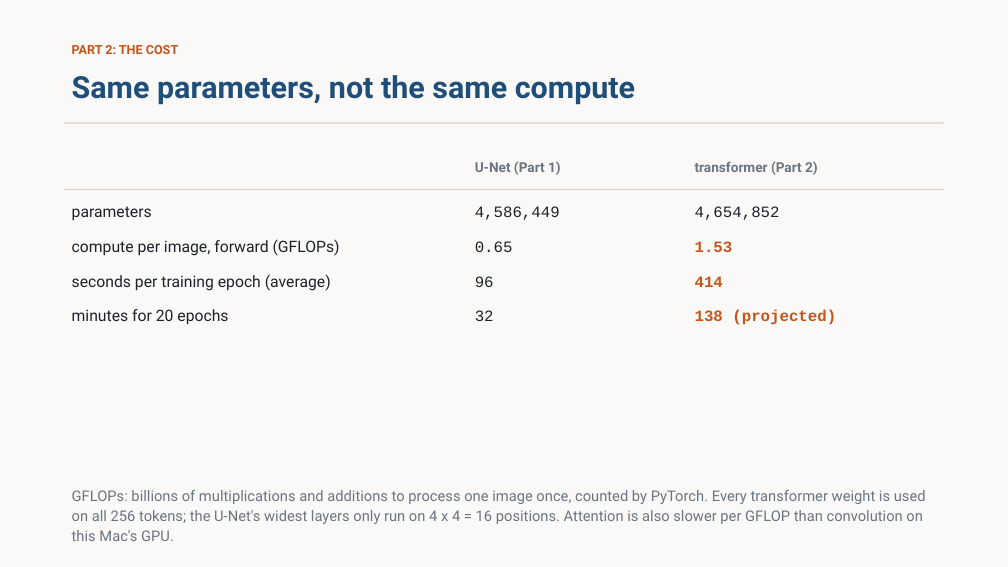
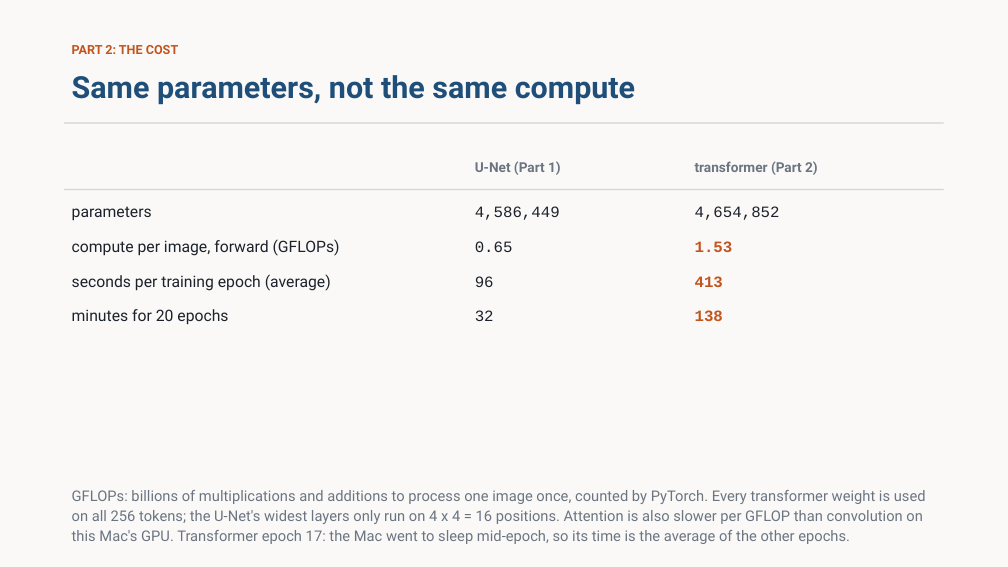
Before and after one commit to stanthemaker/tutorial_ml, a slide deck: slide 22 of week5_diffusion/slides/week5_diffusion.pptx (slide 23 before the commit). Drawn at 1008x567 pixels with LibreOffice and Linux fonts; fonts in the diff are those of the drawing. Boxes give left, top, right and bottom in pixels: in the first picture for what was removed or moved away, otherwise in the second. Text is boxed around its words. In the diff, an @@ line names an element or a change of style, - is before the commit and + after.

```diff
--- a/week5_diffusion/slides/week5_diffusion.pptx
+++ b/week5_diffusion/slides/week5_diffusion.pptx
@@ text at (695,276,723,287): text changed @@
-414
+413
@@ text at (695,310,723,321): text changed @@
-138 (projected)
+138
@@ text at (72,490,926,544): text changed @@
-GFLOPs: billions of multiplications and additions to process one image once, counted by PyTorch. Every transformer weight is used on all 256 tokens; the U-Net's widest layers only run on 4 x 4 = 16 positions. Attention is also slower per GFLOP than convolution on this Mac's GPU.
+GFLOPs: billions of multiplications and additions to process one image once, counted by PyTorch. Every transformer weight is used on all 256 tokens; the U-Net's widest layers only run on 4 x 4 = 16 positions. Attention is also slower per GFLOP than convolution on this Mac's GPU. Transformer epoch 17: the Mac went to sleep mid-epoch, so its time is the average of the other epochs.
```
Also in this commit, not shown: 5 other slides changed, 2 slides added, 4 slides removed, 12 other files.
